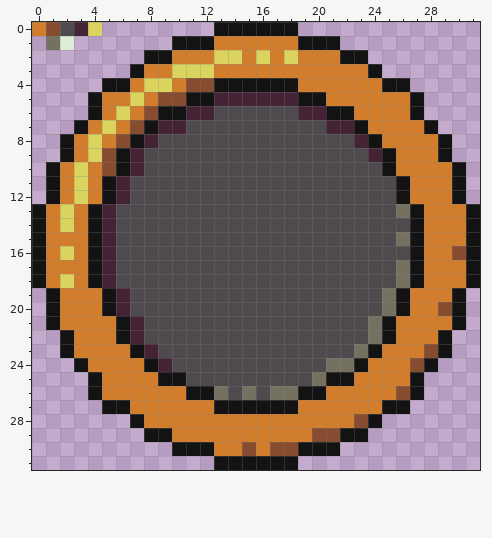
Pixel-art file: Assets/3150/Player/PlayerIconHolder.aseprite. The picture above is the old version.
32x32 pixels, 1 frame.
And afterwards:
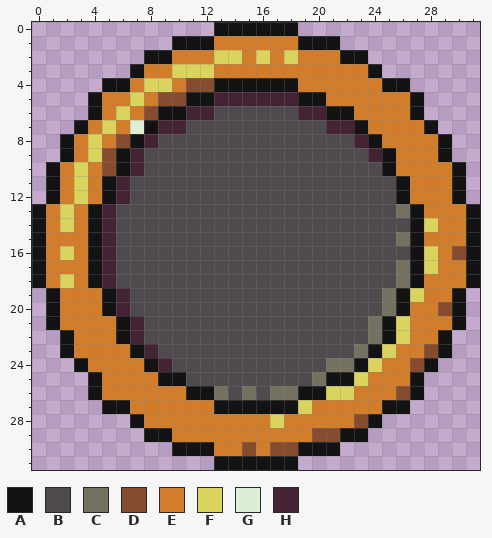
Palette (. is transparent): A #131313  B #4e4a4e  C #757161  D #854c30  E #d27d2c  F #dad45e  G #deeed6  H #442434
Change:
@@ x 0..6 @@
- 0 EDBHF..
- 1 .CG....
+ 0 .......
+ 1 .......
  2 .......
@@ x 5..9 @@
  6 EFEDA
- 7 FEDAH
+ 7 FEGAH
  8 EDAHB
@@ x 15..30 @@
 13 BBBBBBBBBBBCAEEE
-14 BBBBBBBBBBBBAEEE
+14 BBBBBBBBBBBBAFEE
 15 BBBBBBBBBBBCAEEE
-16 BBBBBBBBBBBBAEED
-17 BBBBBBBBBBBCAEEE
+16 BBBBBBBBBBBBAFED
+17 BBBBBBBBBBBCAFEE
 18 BBBBBBBBBBBCAEEE
-19 BBBBBBBBBBCAEEEA
+19 BBBBBBBBBBCAFEEA
 20 BBBBBBBBBBCAEEDA
-21 BBBBBBBBBCAEEEEA
-22 BBBBBBBBBCAEEEA.
-23 BBBBBBBBCAEEEDA.
-24 BBBBBBCCAEEEDA..
-25 BBBBBCAAEEEEA...
-26 CBCCAAEEEEEDA...
-27 AAAAEEEEEEAA....
-28 EEEEEEEEDA......
+21 BBBBBBBBBCAFEEEA
+22 BBBBBBBBBCAFEEA.
+23 BBBBBBBBCAFEEDA.
+24 BBBBBBCCAFEEDA..
+25 BBBBBCAAFEEEA...
+26 CBCCAAFFEEEDA...
+27 AAAAFEEEEEAA....
+28 EEFEEEEEDA......
 29 EEEEEDDAA.......
Changed places in both pictures, as pixel boxes (x1, y1, x2, y2):
erased: (32, 22, 102, 50)
changed: (130, 120, 144, 134)
changed: (270, 218, 438, 428)
